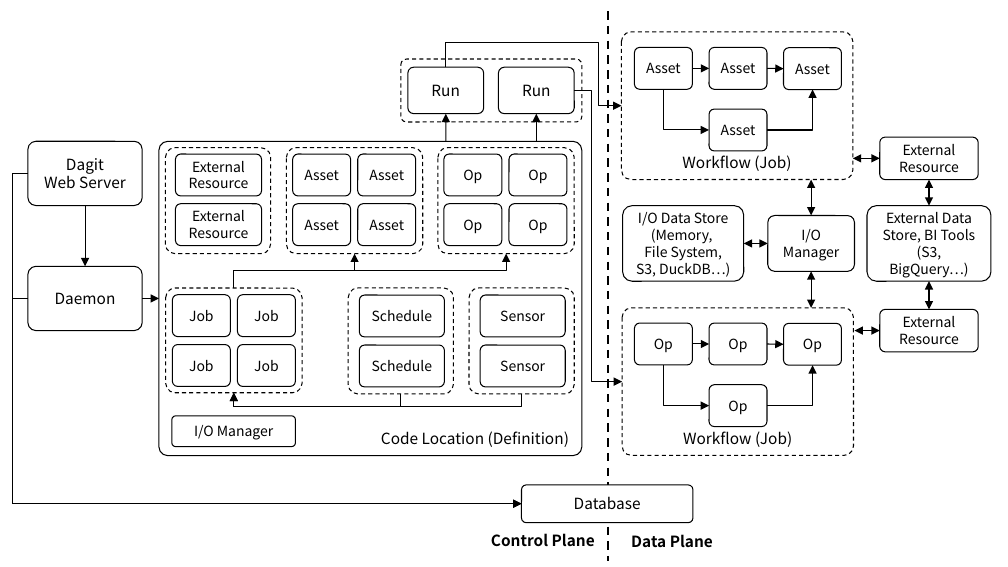
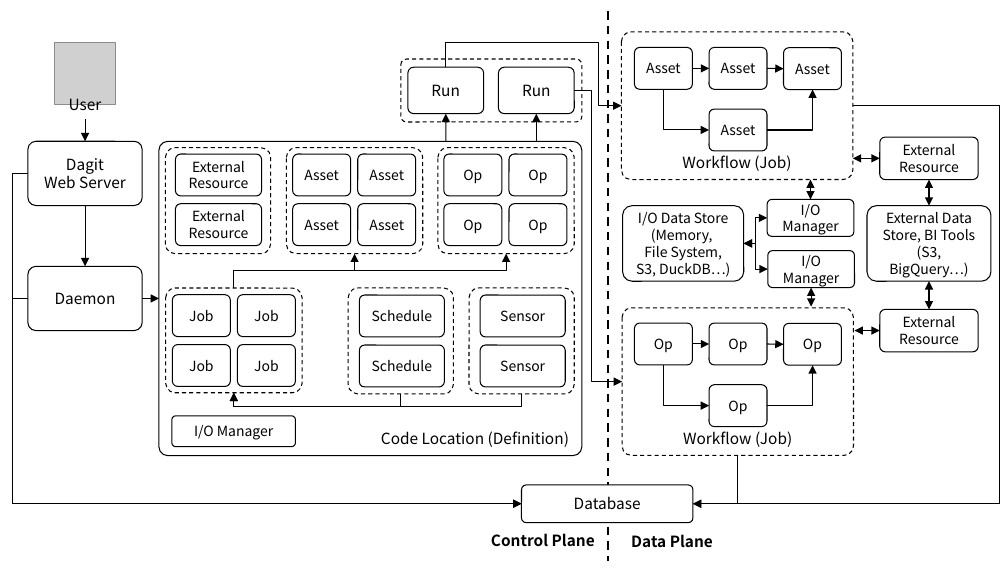
Before and after one commit to ssup2/blog-software, a slide deck: slide 1 of content/docs/theory-analysis/dagster-architecture/images/images.pptx. Drawn at 1008x567 pixels with LibreOffice and Linux fonts; fonts in the diff are those of the drawing; grey boxes stand for pictures. Boxes give left, top, right and bottom in pixels: in the first picture for what was removed or moved away, otherwise in the second. Text is boxed around its words. In the diff, an @@ line names an element or a change of style, - is before the commit and + after.

```diff
--- a/content/docs/theory-analysis/dagster-architecture/images/images.pptx
+++ b/content/docs/theory-analysis/dagster-architecture/images/images.pptx
@@ picture added at (54,43,116,105) @@
@@ text added at (69,98,102,114), 11 pt, text #000000 @@
+User
@@ arrow added from (85, 119) to (85, 141), #000000 0.75 pt @@
@@ elbow arrow added from (853, 106) to (692, 504), #000000 0.75 pt @@
@@ double arrow moved from (811, 216) - (811, 179) to (810, 179) - (810, 200) @@
@@ rounded rectangle "I/O Manager": place and size @@
-rounded rectangle "I/O Manager" at (768,216,855,271)
+rounded rectangle "I/O Manager" at (767,200,854,237)
@@ elbow double arrow added from (767, 218) to (744, 244), #000000 0.75 pt @@
@@ double arrow removed from (768, 244) to (744, 244) @@
@@ elbow double arrow added from (744, 244) to (768, 269), #000000 0.75 pt @@
@@ rounded rectangle added at (768,251,855,288), fill #FFFFFF, outline #000000 0.75 pt, 10 pt, text #000000 @@
+I/O Manager
@@ double arrow moved from (811, 307) - (811, 271) to (811, 306) - (811, 287) @@
@@ elbow arrow added from (738, 456) to (692, 504), #000000 0.75 pt @@
```
Also in this commit, not shown: 2 slides added, 1 slide removed, 17 other files.
